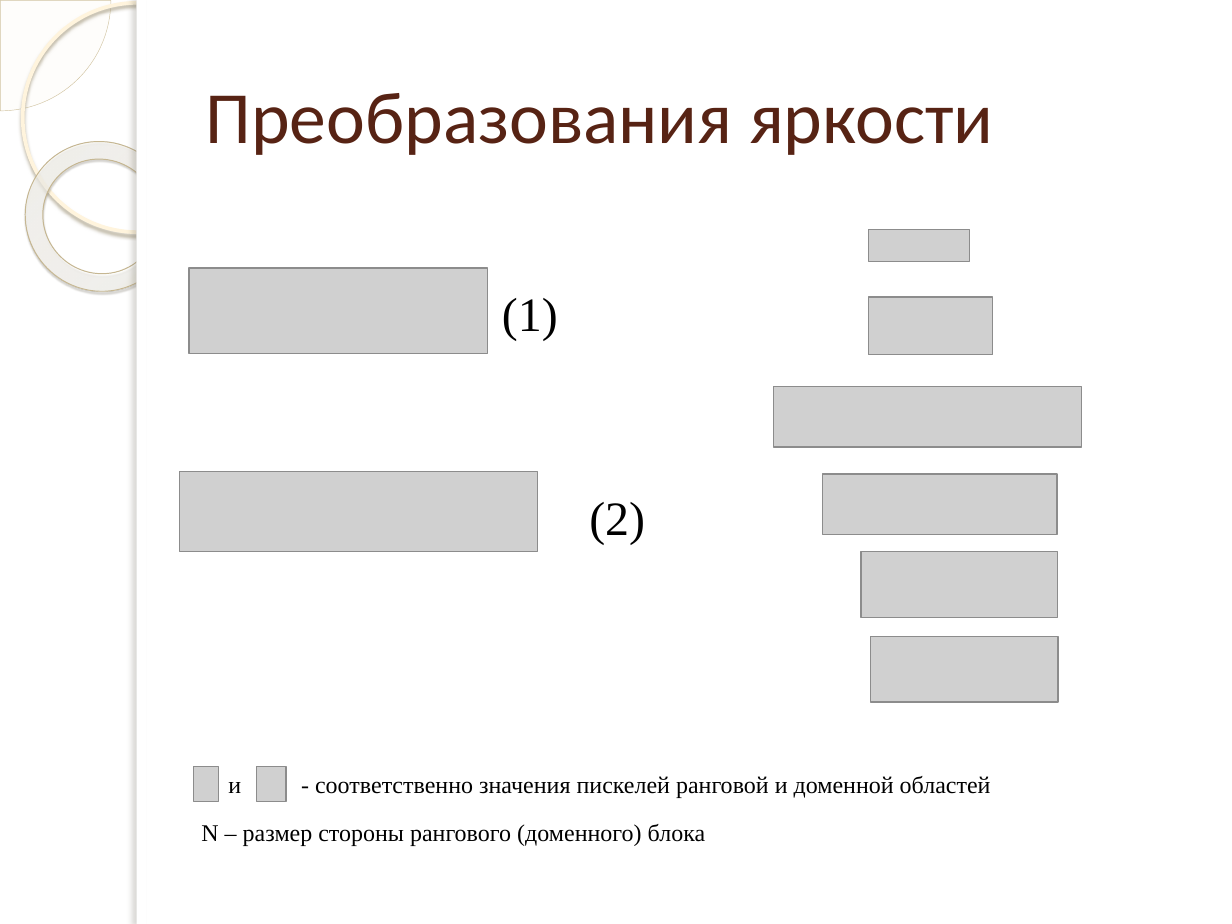
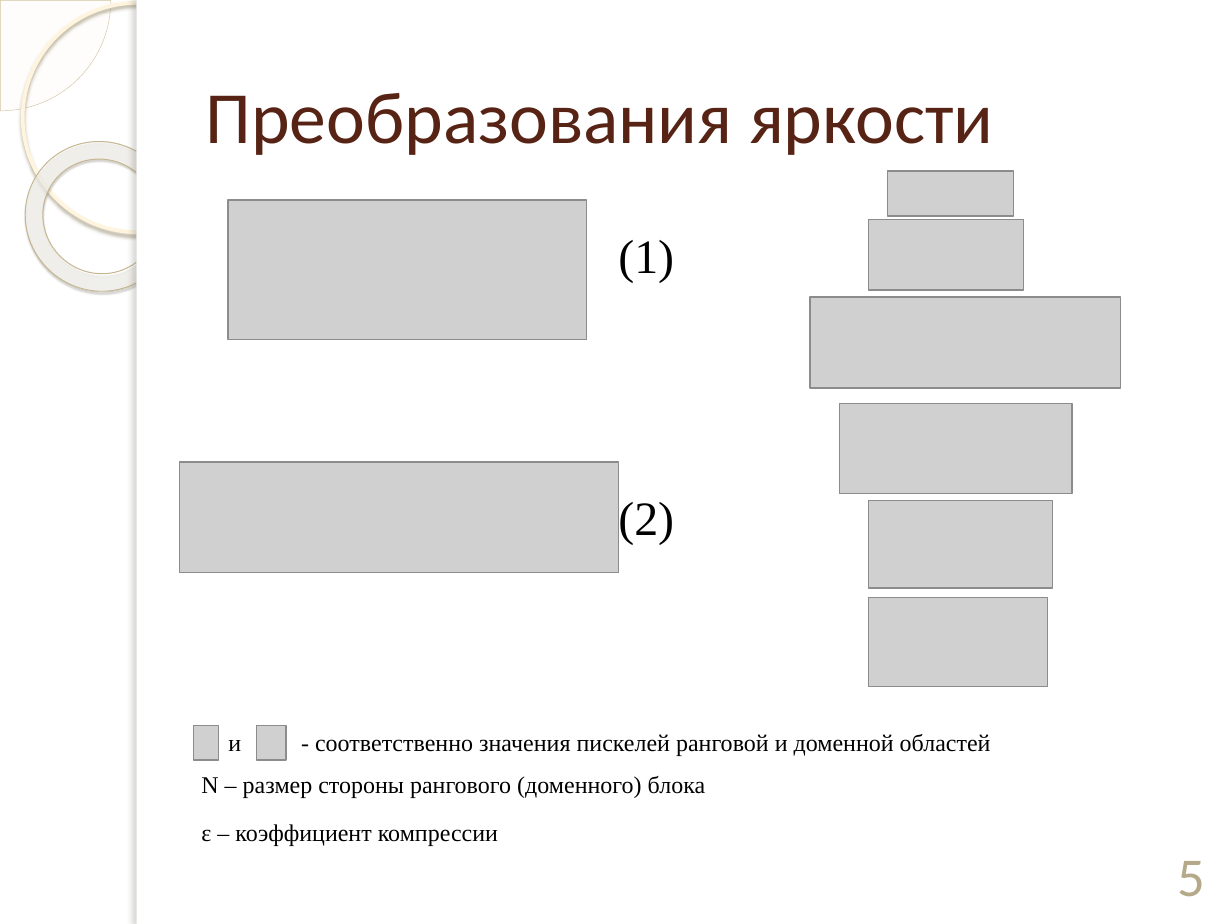
Before and after one commit to ViktoriaWofC/Fractl, a slide deck: slide 5 of documents/Сахибназарова.pptx (slide 4 before the commit). Drawn at 1232x924 pixels with LibreOffice and Linux fonts; fonts in the diff are those of the drawing; grey boxes stand for pictures; background and template pictures are left out. Boxes give left, top, right and bottom in pixels: in the first picture for what was removed or moved away, otherwise in the second. Text is boxed around its words. In the diff, an @@ line names an element or a change of style, - is before the commit and + after.

```diff
--- a/documents/Сахибназарова.pptx
+++ b/documents/Сахибназарова.pptx
@@ picture added at (887,171,1013,217) @@
@@ picture added at (228,200,586,340) @@
@@ text "(1)": place and size @@
-text "(1)" at (502,298,558,341)
+text "(1)" at (618,240,674,283)
@@ picture removed at (869,229,970,261) @@
@@ picture added at (869,219,1024,290) @@
@@ picture removed at (190,269,488,354) @@
@@ picture added at (809,297,1120,388) @@
@@ picture removed at (869,297,993,355) @@
@@ picture removed at (774,387,1082,447) @@
@@ picture added at (839,404,1072,494) @@
@@ picture: place and size @@
-picture at (180,472,537,552)
+picture at (180,462,618,573)
@@ picture removed at (822,474,1057,535) @@
@@ text "(2)" rewrapped from (589,502,645,545) to (618,498,674,545) @@
@@ picture added at (869,500,1053,588) @@
@@ picture removed at (861,552,1057,617) @@
@@ picture added at (869,598,1047,686) @@
@@ picture removed at (871,637,1058,702) @@
@@ 2 pictures, 1 text: place and size @@
-2 pictures, 1 text at (193,766,991,801)
+2 pictures, 1 text at (193,726,991,760)
@@ text "N – размер стороны рангового ...": place and size @@
-text "N – размер стороны рангового ..." at (201,824,706,846)
+text "N – размер стороны рангового ..." at (201,776,706,798)
@@ text added at (201,824,498,846), 14 pt, text #000000 @@
+ε – коэффициент компрессии
@@ page number added at (1177,861,1205,897), 32 pt, text #B6A98A @@
+5
```
Also in this commit, not shown: 13 other slides changed, 9 slides added, 2 slides removed, 3 other files.
